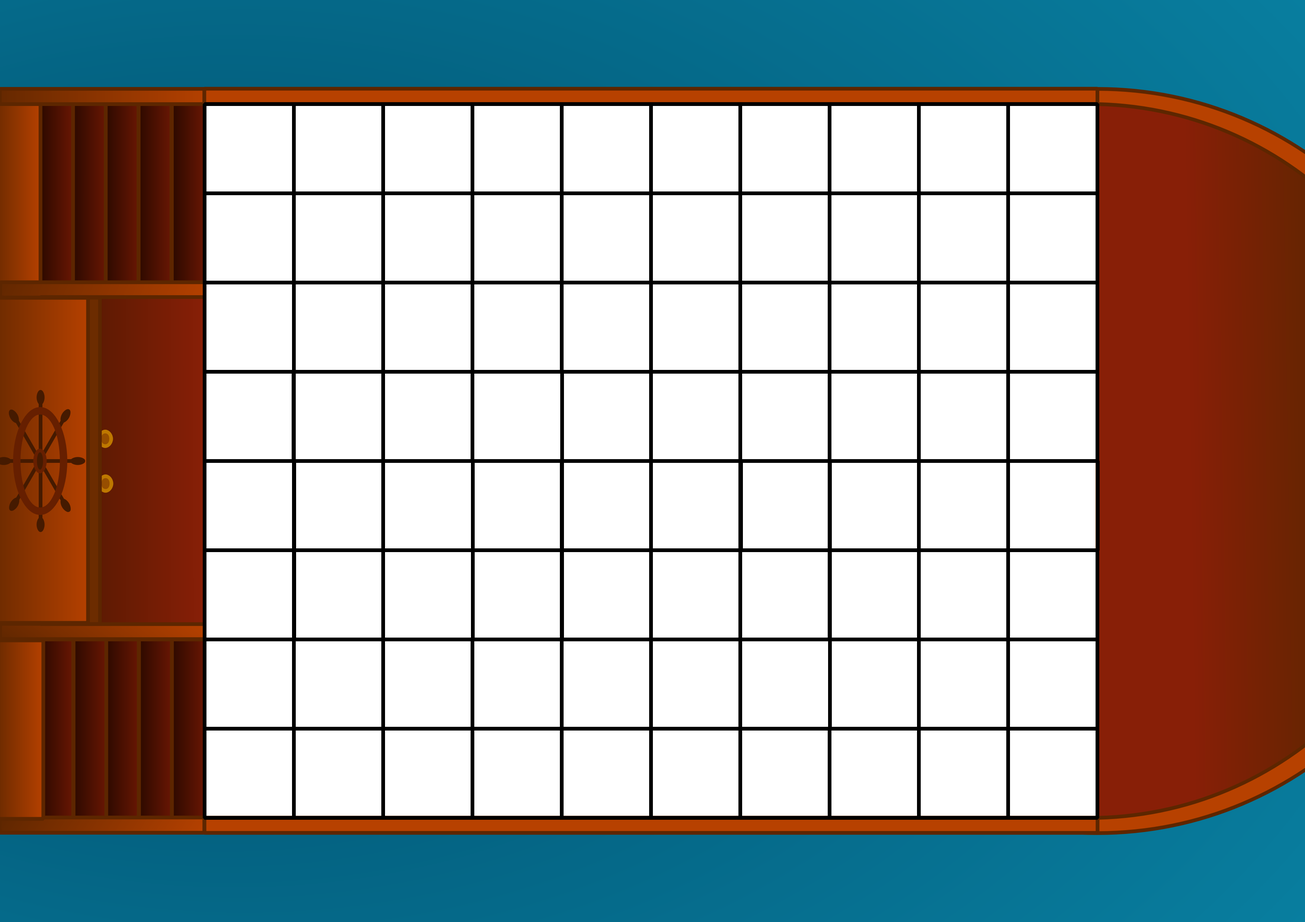
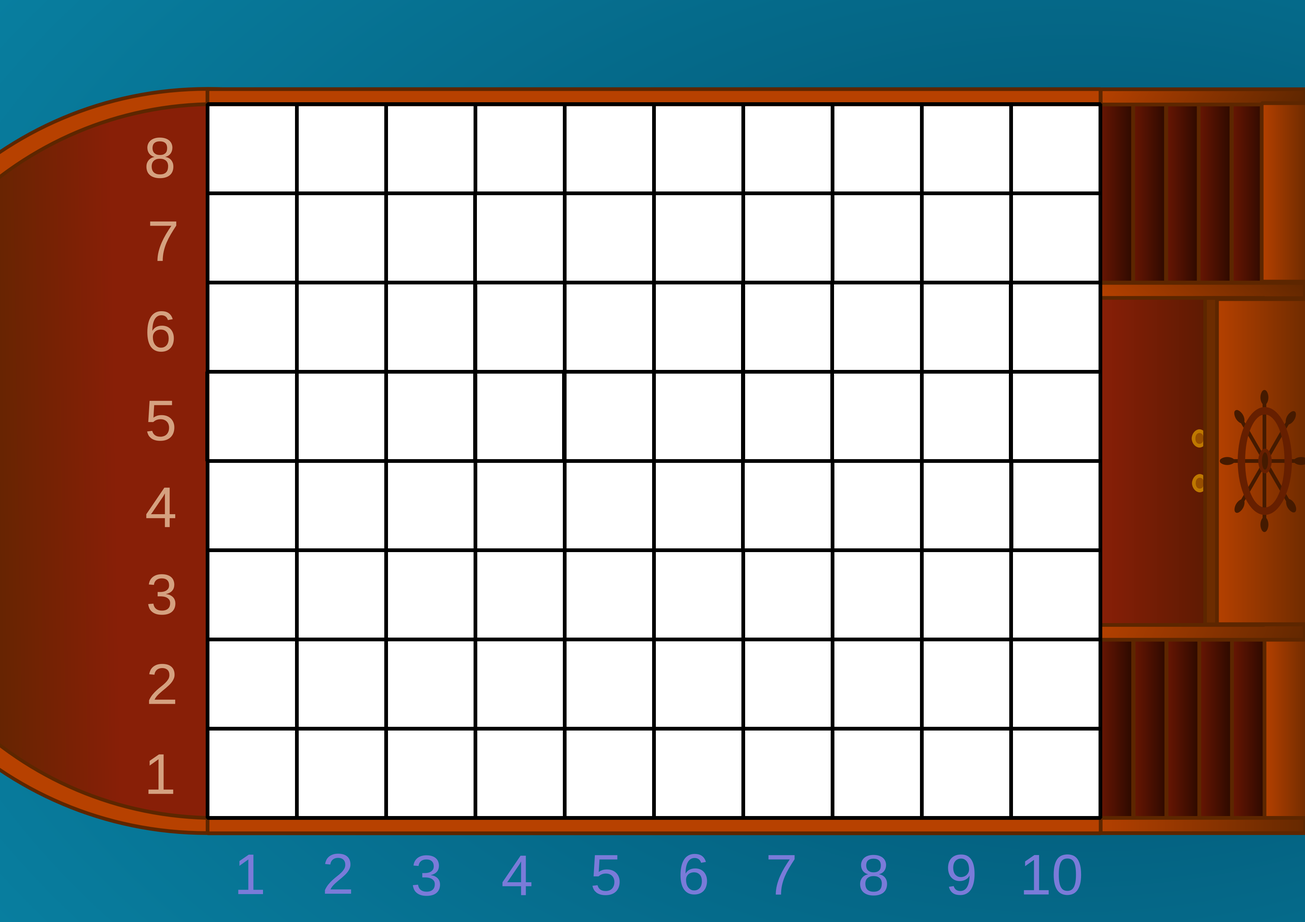
Before/after of a 1305 × 922 layered artwork. What changed in the layer stack:
painted on "Background" over (0, 0, 1305, 922)
